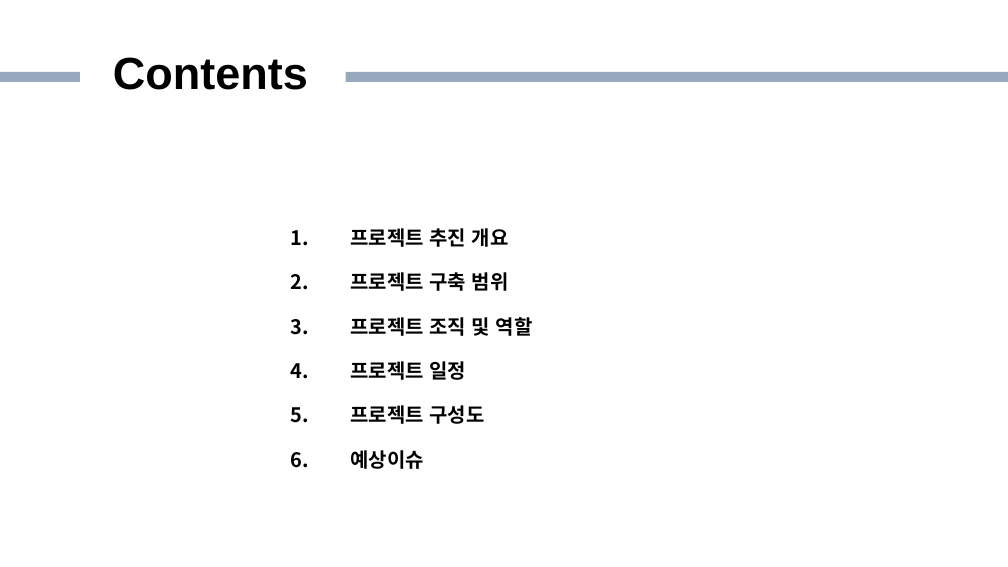
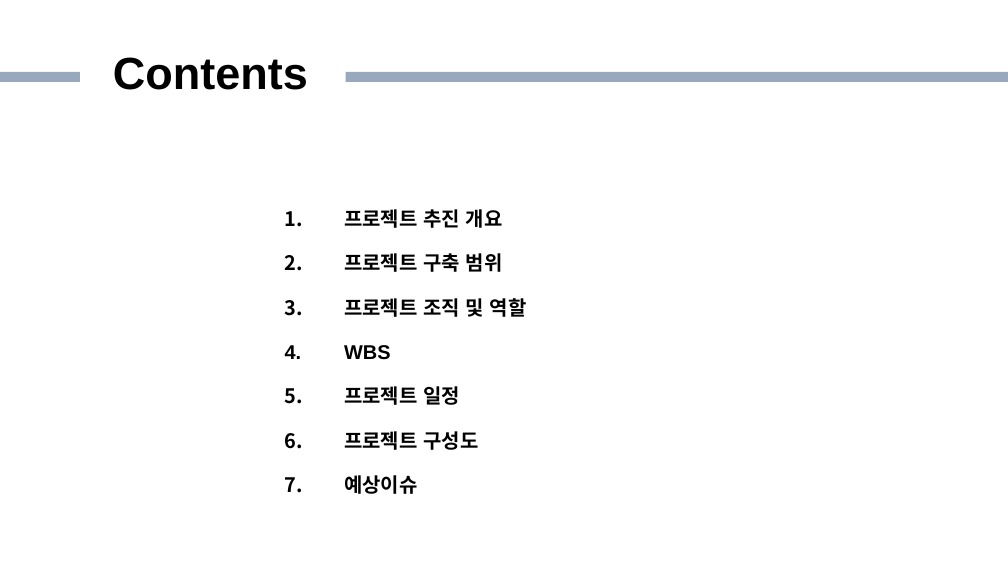
Before and after one commit to knudatascientists/Team3_stair, a slide deck: slide 2 of 제출물/3조 프로젝트 계획서(전기차).pptx. Drawn at 1008x567 pixels with LibreOffice and Linux fonts; fonts in the diff are those of the drawing; background and template pictures are left out. Boxes give left, top, right and bottom in pixels: in the first picture for what was removed or moved away, otherwise in the second. Text is boxed around its words. In the diff, an @@ line names an element or a change of style, - is before the commit and + after.

```diff
--- a/제출물/3조 프로젝트 계획서(전기차).pptx
+++ b/제출물/3조 프로젝트 계획서(전기차).pptx
@@ text "프로젝트 추진 개요": place and size @@
-text "프로젝트 추진 개요" at (350,228,533,469)
+text "프로젝트 추진 개요" at (344,209,527,450)
@@ text at (344,345,391,360): paragraph added @@
+4. WBS
```
Also in this commit, not shown: 7 other slides changed, 2 slides added, 5 other files.
